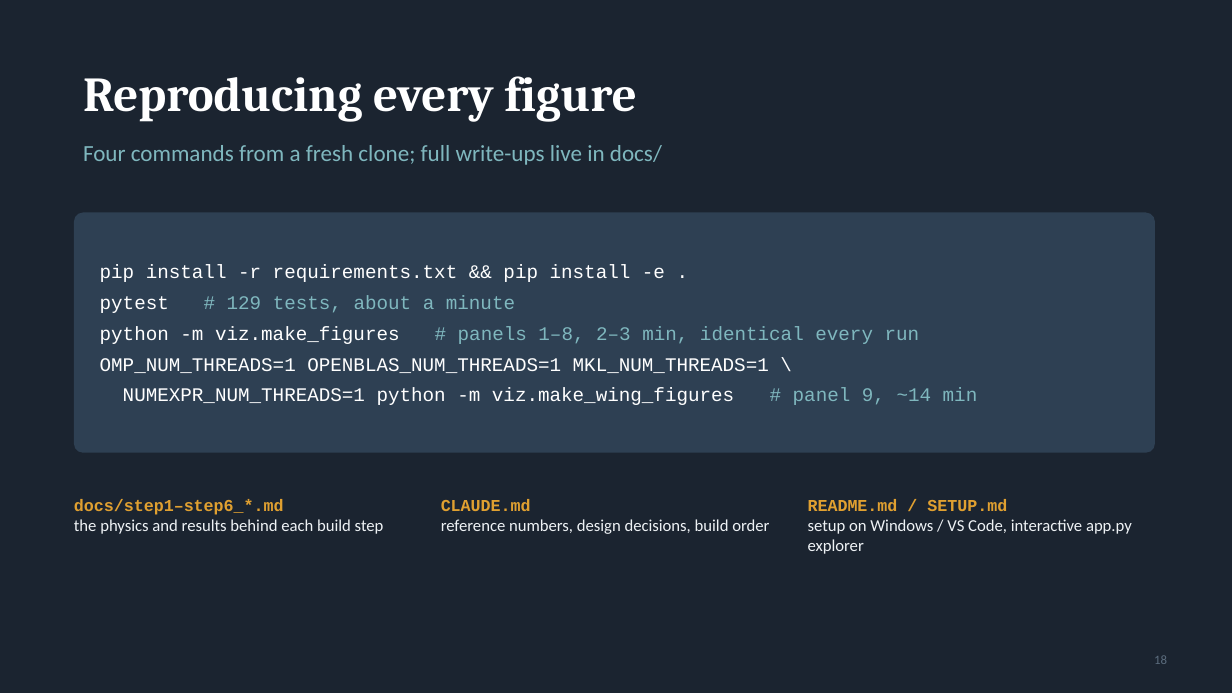
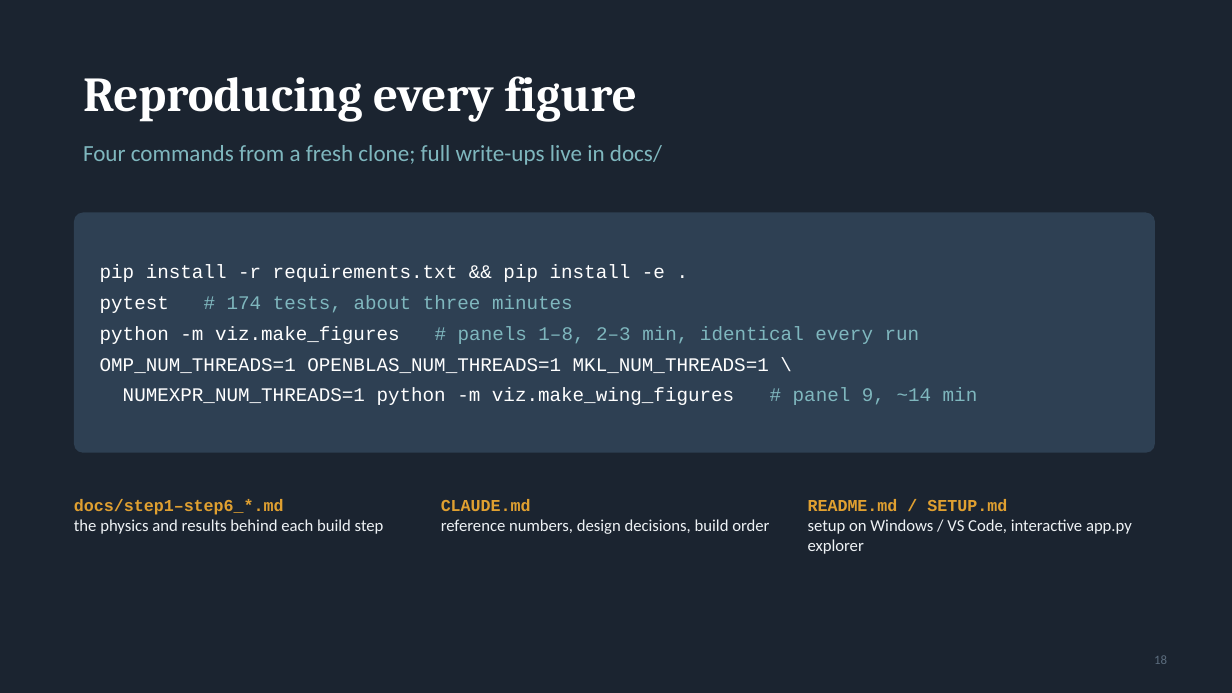
Before and after one commit to calumtierney/PhD-Testbed, a slide deck: slide 18 of docs/testbed_workflow.pptx. Drawn at 1232x693 pixels with LibreOffice and Linux fonts; fonts in the diff are those of the drawing. Boxes give left, top, right and bottom in pixels: in the first picture for what was removed or moved away, otherwise in the second. Text is boxed around its words. In the diff, an @@ line names an element or a change of style, - is before the commit and + after.

```diff
--- a/docs/testbed_workflow.pptx
+++ b/docs/testbed_workflow.pptx
@@ text in rounded rectangle at [100, 295, 573, 313]: text changed @@
-pytest # 129 tests, about a minute
+pytest # 174 tests, about three minutes
```
Also in this commit, not shown: 2 other slides changed, 6 other files.
